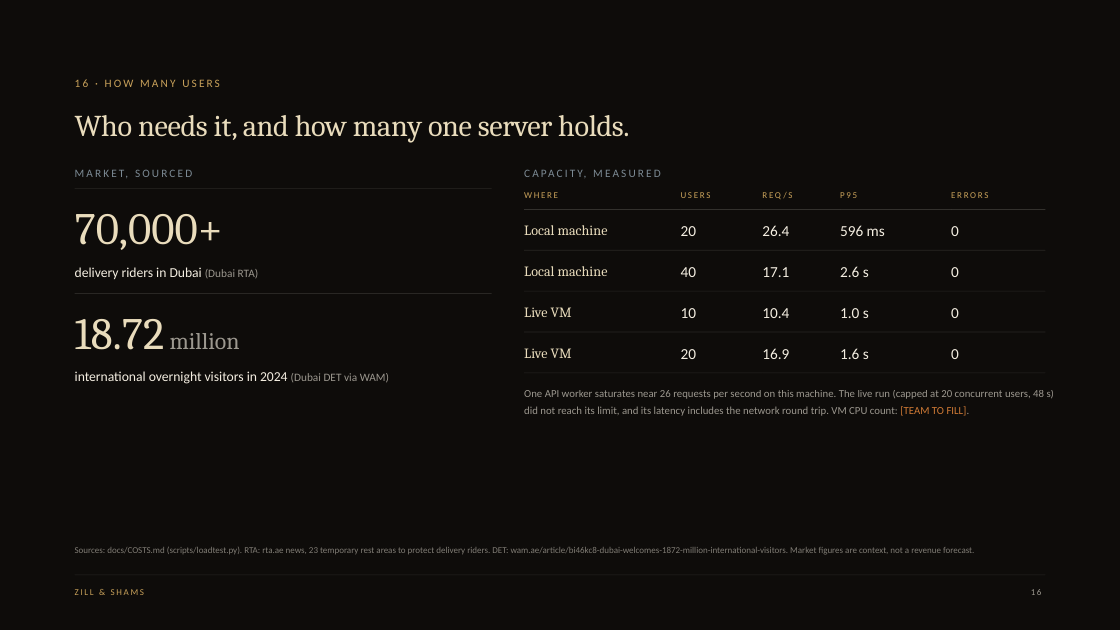
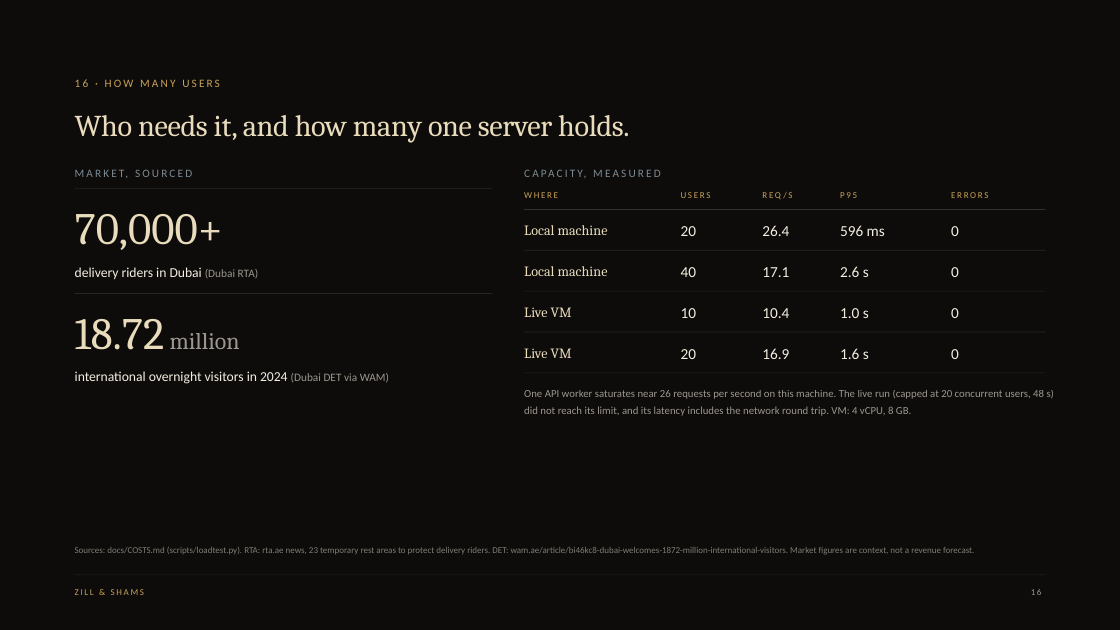
Before and after one commit to mod-hamza/zill, a slide deck: slide 16 of docs/pitch/Zill-and-Shams-pitch.pptx. Drawn at 1120x630 pixels with LibreOffice and Linux fonts; fonts in the diff are those of the drawing. Boxes give left, top, right and bottom in pixels: in the first picture for what was removed or moved away, otherwise in the second. Text is boxed around its words. In the diff, an @@ line names an element or a change of style, - is before the commit and + after.

```diff
--- a/docs/pitch/Zill-and-Shams-pitch.pptx
+++ b/docs/pitch/Zill-and-Shams-pitch.pptx
@@ text at [524,390,1054,416]: text changed @@
-One API worker saturates near 26 requests per second on this machine. The live run (capped at 20 concurrent users, 48 s) did not reach its limit, and its latency includes the network round trip. VM CPU count: [TEAM TO FILL].
+One API worker saturates near 26 requests per second on this machine. The live run (capped at 20 concurrent users, 48 s) did not reach its limit, and its latency includes the network round trip. VM: 4 vCPU, 8 GB.
```
Also in this commit, not shown: 2 other slides changed, 34 other files.
